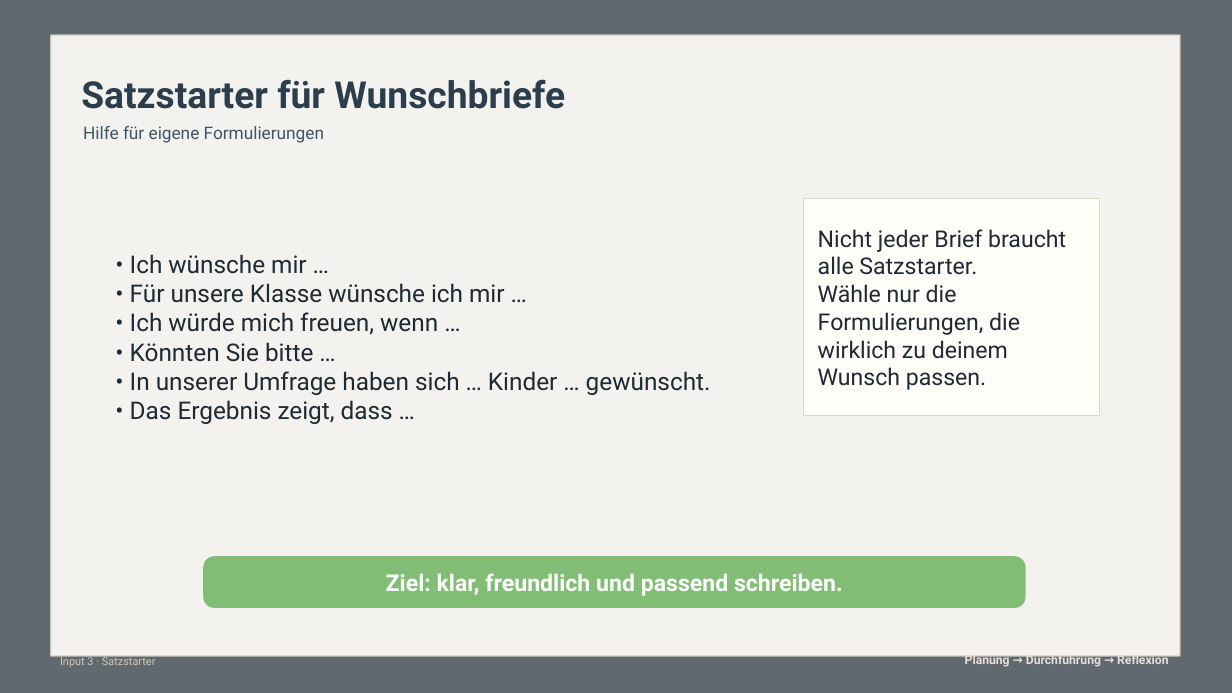
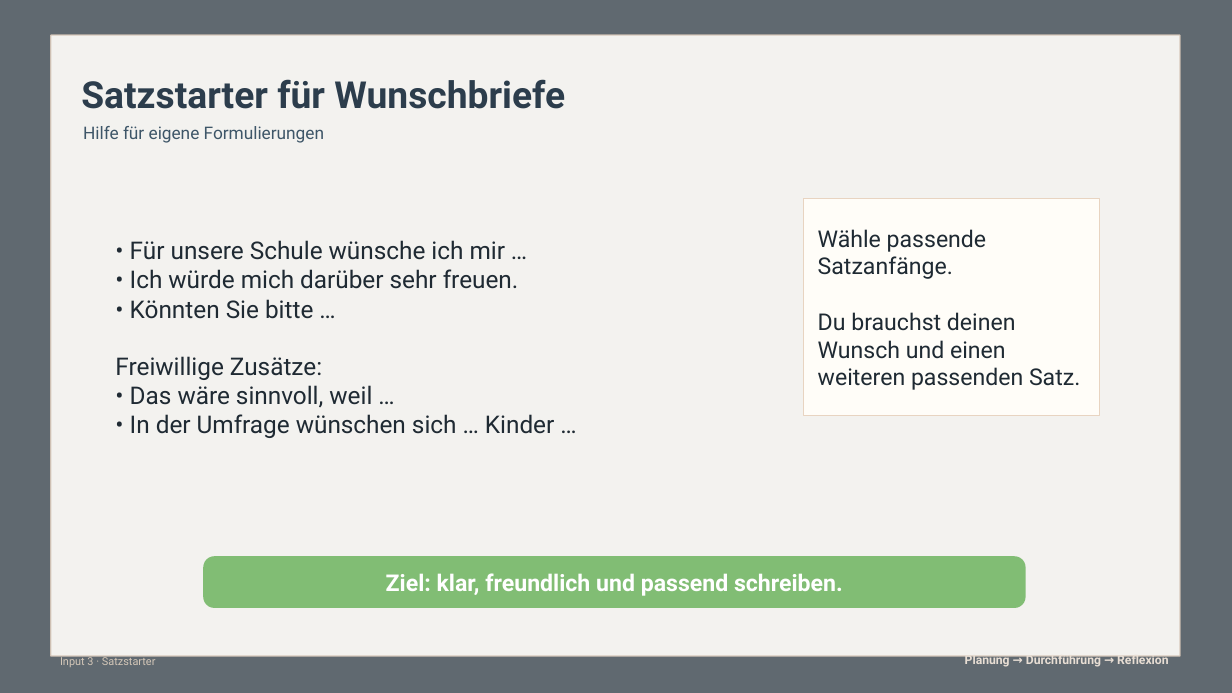
Before and after one commit to technikerleben/d5ur1-wunschbriefe, a slide deck: slide 14 of praesentationen/Impulse_Wunschbriefe_SRL_Mathe.pptx. Drawn at 1232x693 pixels with LibreOffice and Linux fonts; fonts in the diff are those of the drawing; background and template pictures are left out. Boxes give left, top, right and bottom in pixels: in the first picture for what was removed or moved away, otherwise in the second. Text is boxed around its words. In the diff, an @@ line names an element or a change of style, - is before the commit and + after.

```diff
--- a/praesentationen/Impulse_Wunschbriefe_SRL_Mathe.pptx
+++ b/praesentationen/Impulse_Wunschbriefe_SRL_Mathe.pptx
@@ text at box(818, 229, 1080, 390): text changed @@
-Nicht jeder Brief braucht alle Satzstarter.
-Wähle nur die Formulierungen, die wirklich zu deinem Wunsch passen.
+Wähle passende Satzanfänge.
+Du brauchst deinen Wunsch und einen weiteren passenden Satz.
@@ text at box(115, 240, 554, 438): text changed @@
-• Ich wünsche mir …
-• Für unsere Klasse wünsche ich mir …
-• Ich würde mich freuen, wenn …
-• Könnten Sie bitte …
-• In unserer Umfrage haben sich … Kinder … gewünscht.
-• Das Ergebnis zeigt, dass …
+• Für unsere Schule wünsche ich mir …
+• Ich würde mich darüber sehr freuen.
+• Könnten Sie bitte …
+Freiwillige Zusätze:
+• Das wäre sinnvoll, weil …
+• In der Umfrage wünschen sich … Kinder …
```
Also in this commit, not shown: 23 other slides changed, 8 other files.
